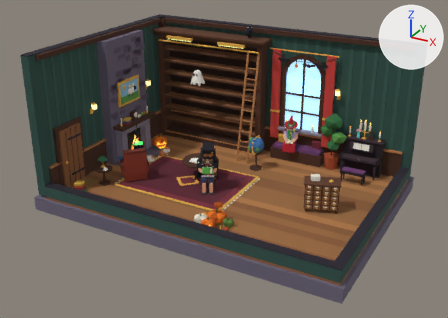
The glTF model public/models/library.glb, before and after one commit.
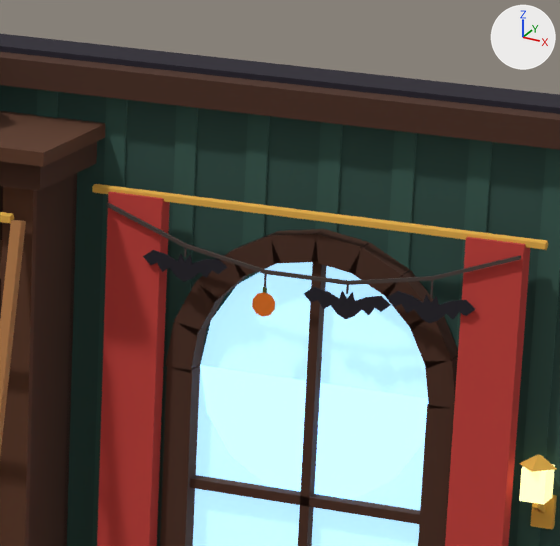
The first picture shows the older version from a camera (50 mm lens) standing at (11.96, -22.34, 12.38) and looking at (0.03, -0.65, 1.54). The close-ups show the older and then the newer version on the part from 57% to 76% of the width and 6% to 32% of the height of that picture. Only the edits that show in the close-ups are written down. The lights are fixed; the arrows at upper right show +X, +Y and +Z. Where no turn or scale is listed for an object, it has been applied to the vertices.

Before the edit, the objects in view are built like this:
```python
ob_room = bpy.data.objects.new('room', me_room)
ob_room.location = (0.0, 0.0, 0.0)
ob_window_frame = bpy.data.objects.new('window_frame', me_window_frame)
ob_window_frame.location = (0.0, 0.0, 0.0)
ob_window_glass = bpy.data.objects.new('window_glass', me_window_glass)
ob_window_glass.location = (0.0, 0.0, 0.0)
# also in view: 'library_bats_3_cut' at (2.48, 4.16, 4.82); 'library_bats_0_cut' at (0.62, 4.16, 4.88); 'library_bats_2_cut' at (1.86, 4.16, 4.77); 'library_bats_string' at (1.55, 4.16, 5.1); 'bookcase' at (-3.3, 3.97, 2.88)
```
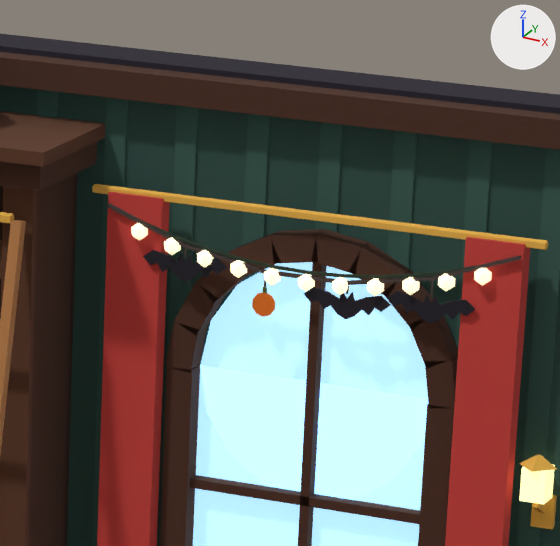
Boxes [x1, y1, x2, y2] around the edits, measured in the close-ups (560 x 546 px):
'library_rod_lights_wire', added
    after: [142, 221, 521, 279]
'library_rod_lights_10.001', added
    after: [474, 268, 492, 286]
'library_rod_lights_8.001', added
    after: [402, 277, 420, 295]
'library_rod_lights_9.001', added
    after: [438, 273, 455, 291]
'library_rod_lights_7.001', added
    after: [367, 278, 384, 296]
'library_rod_lights_6.001', added
    after: [332, 277, 349, 295]
'library_rod_lights_3.001', added
    after: [230, 260, 247, 278]
'library_rod_lights_4.001', added
    after: [264, 268, 281, 286]
'library_rod_lights_5.001', added
    after: [298, 274, 315, 292]
'library_rod_lights_0.001', added
    after: [131, 223, 148, 240]
'library_rod_lights_1.001', added
    after: [164, 237, 181, 255]
'library_rod_lights_2.001', added
    after: [197, 250, 214, 267]

Patch to the scene script:
```diff
--- a/public/models/library.glb.py
+++ b/public/models/library.glb.py
@@ mat_c_2a3a2a @@
+mat_c_2a3a2a = principled_material('c_2a3a2a')
+mat_c_2a3a2a.base_color = (0.0232, 0.0423, 0.0232)  # dark green #2a3a2a
+mat_c_2a3a2a.roughness = 1.0
@@ mat_glow_fff0c8 @@
+mat_glow_fff0c8 = principled_material('glow_fff0c8')
+mat_glow_fff0c8.base_color = (1.0, 0.871, 0.578)  # beige #fff0c8
+mat_glow_fff0c8.roughness = 1.0
+mat_glow_fff0c8.emission_color = (1.0, 0.871, 0.578)  # beige #fff0c8
+mat_glow_fff0c8.emission_strength = 1.0
@@ me_library_rod_lights_wire @@
+me_library_rod_lights_wire.from_pydata(...)  # 96 vertices, 144 faces; spans x 0.0..3.1, y 4.15..4.17, z 4.96..5.28
+me_library_rod_lights_wire.materials.append(mat_c_2a3a2a)  # dark green #2a3a2a
@@ me_library_rod_lights_9 @@
+me_library_rod_lights_9.from_pydata(...)  # an icosphere of 20 faces spanning x -0.0626..0.0626, y -0.0595..0.0595, z -0.07..0.07
+me_library_rod_lights_9.materials.append(mat_glow_fff0c8)  # beige #fff0c8, glowing beige #fff0c8
@@ ob_library_rod_lights_wire @@
+ob_library_rod_lights_wire = bpy.data.objects.new('library_rod_lights_wire', me_library_rod_lights_wire)
+ob_library_rod_lights_wire.location = (0.0, 0.0, 0.0)
@@ ob_library_rod_lights_9_001 @@
+ob_library_rod_lights_9_001 = bpy.data.objects.new('library_rod_lights_9.001', me_library_rod_lights_9)
+ob_library_rod_lights_9_001.location = (2.583, 4.16, 5.033)
@@ ob_library_rod_lights_8_001 @@
+ob_library_rod_lights_8_001 = bpy.data.objects.new('library_rod_lights_8.001', me_library_rod_lights_9.copy())
+ob_library_rod_lights_8_001.location = (2.325, 4.16, 4.975)
@@ ob_library_rod_lights_7_001 @@
+ob_library_rod_lights_7_001 = bpy.data.objects.new('library_rod_lights_7.001', me_library_rod_lights_9.copy())
+ob_library_rod_lights_7_001.location = (2.067, 4.16, 4.933)
@@ ob_library_rod_lights_6_001 @@
+ob_library_rod_lights_6_001 = bpy.data.objects.new('library_rod_lights_6.001', me_library_rod_lights_9.copy())
+ob_library_rod_lights_6_001.location = (1.808, 4.16, 4.908)
@@ ob_library_rod_lights_5_001 @@
+ob_library_rod_lights_5_001 = bpy.data.objects.new('library_rod_lights_5.001', me_library_rod_lights_9.copy())
+ob_library_rod_lights_5_001.location = (1.55, 4.16, 4.9)
@@ ob_library_rod_lights_4_001 @@
+ob_library_rod_lights_4_001 = bpy.data.objects.new('library_rod_lights_4.001', me_library_rod_lights_9.copy())
+ob_library_rod_lights_4_001.location = (1.292, 4.16, 4.908)
@@ ob_library_rod_lights_3_001 @@
+ob_library_rod_lights_3_001 = bpy.data.objects.new('library_rod_lights_3.001', me_library_rod_lights_9.copy())
+ob_library_rod_lights_3_001.location = (1.033, 4.16, 4.933)
@@ ob_library_rod_lights_2_001 @@
+ob_library_rod_lights_2_001 = bpy.data.objects.new('library_rod_lights_2.001', me_library_rod_lights_9.copy())
+ob_library_rod_lights_2_001.location = (0.775, 4.16, 4.975)
@@ ob_library_rod_lights_10_001 @@
+ob_library_rod_lights_10_001 = bpy.data.objects.new('library_rod_lights_10.001', me_library_rod_lights_9.copy())
+ob_library_rod_lights_10_001.location = (2.842, 4.16, 5.108)
@@ ob_library_rod_lights_1_001 @@
+ob_library_rod_lights_1_001 = bpy.data.objects.new('library_rod_lights_1.001', me_library_rod_lights_9.copy())
+ob_library_rod_lights_1_001.location = (0.517, 4.16, 5.033)
@@ ob_library_rod_lights_0_001 @@
+ob_library_rod_lights_0_001 = bpy.data.objects.new('library_rod_lights_0.001', me_library_rod_lights_9.copy())
+ob_library_rod_lights_0_001.location = (0.258, 4.16, 5.108)
```
